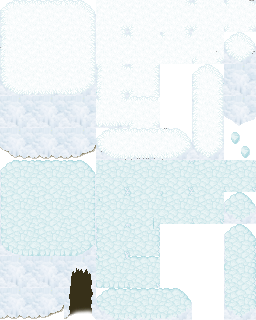
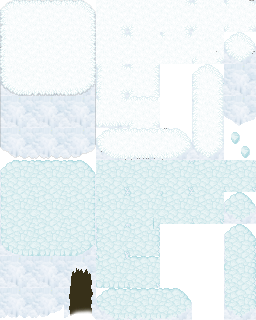
Two versions of the same layered image (256x320). Layer-by-layer changes:
added layer "Boden_Schnee_Eis" above "Schatten_Schnee" over <box>0,0,96,96</box>
added layer "Schatten_Schnee" (45%) above "Eingefügte Ebene #2" over <box>0,0,96,137</box>
added layer "bg" (21%) above "Eingefügte Ebene" over <box>0,82,96,147</box>
added layer "Schatten_Unterkannte" (45%) above "Eingefügte Ebene #4" over <box>0,128,96,159</box>
hid "Eingefügte Ebene #1" over <box>0,0,96,319</box>
